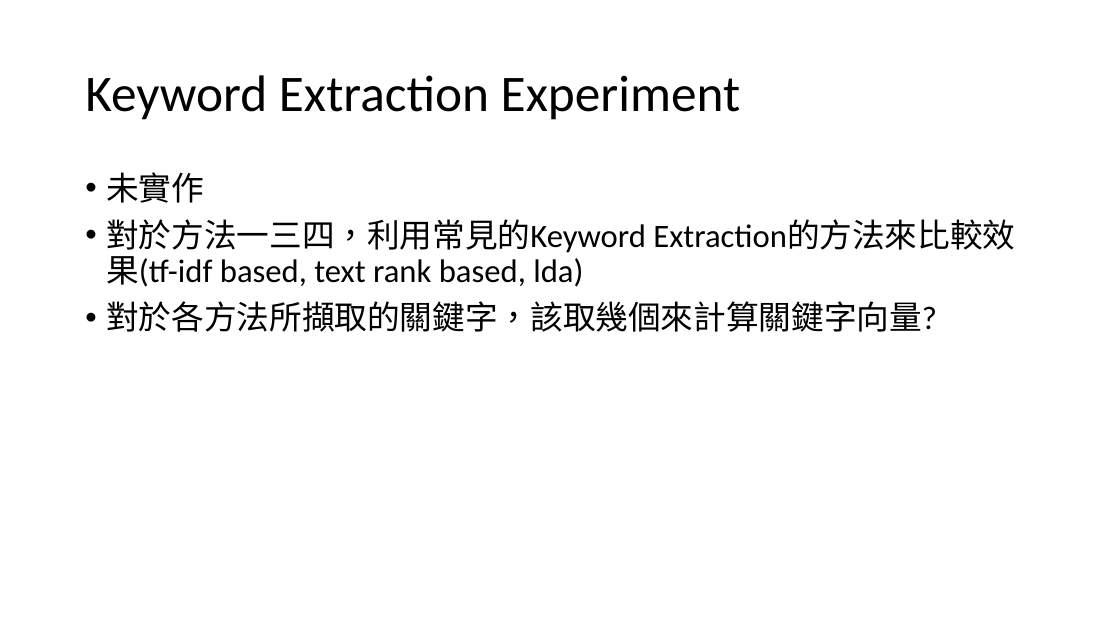
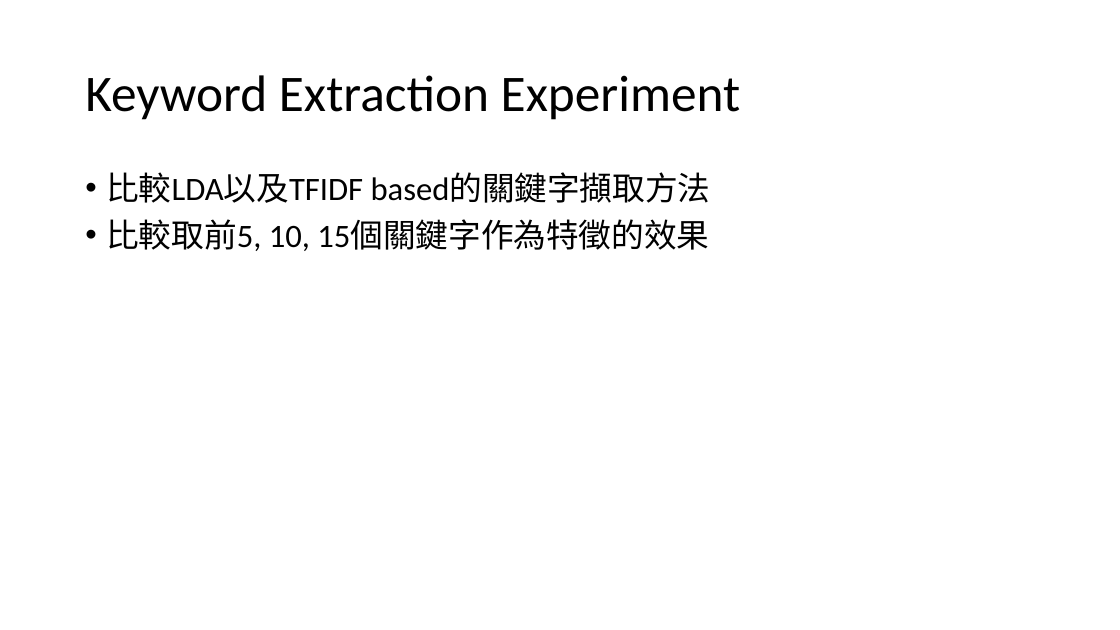
Before and after one commit to ZhongTing/HotTopicDetection, a slide deck: slide 29 of Hot-Topic-Detection.pptx (slide 55 before the commit). Drawn at 1120x630 pixels with LibreOffice and Linux fonts; fonts in the diff are those of the drawing. Boxes give left, top, right and bottom in pixels: in the first picture for what was removed or moved away, otherwise in the second. Text is boxed around its words. In the diff, an @@ line names an element or a change of style, - is before the commit and + after.

```diff
--- a/Hot-Topic-Detection.pptx
+++ b/Hot-Topic-Detection.pptx
@@ text at (x1=106, y1=172, x2=711, y2=251): text changed @@
-• 未實作
-• 對於方法一三四，利用常見的Keyword Extraction的方法來比較效果(tf-idf based, text rank based, lda)
-• 對於各方法所擷取的關鍵字，該取幾個來計算關鍵字向量?
+• 比較LDA以及TFIDF based的關鍵字擷取方法
+• 比較取前5, 10, 15個關鍵字作為特徵的效果
```
Also in this commit, not shown: 5 other slides changed, 24 slides removed, 1 other file.
